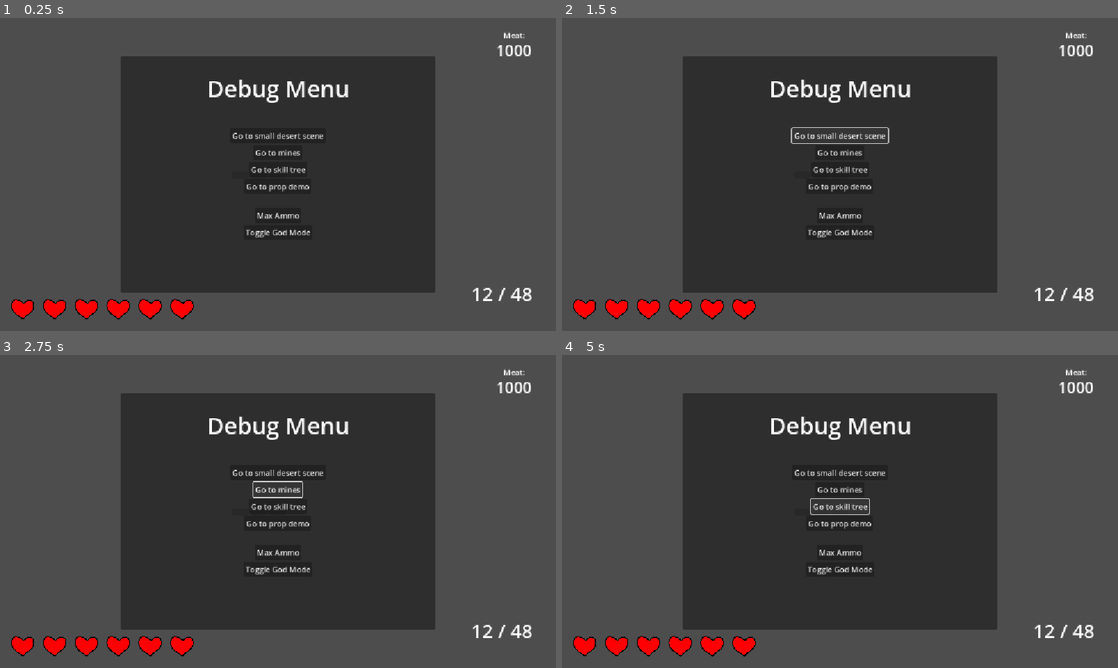
Above: before the commit, frames 1-4 (two rows, left to right).
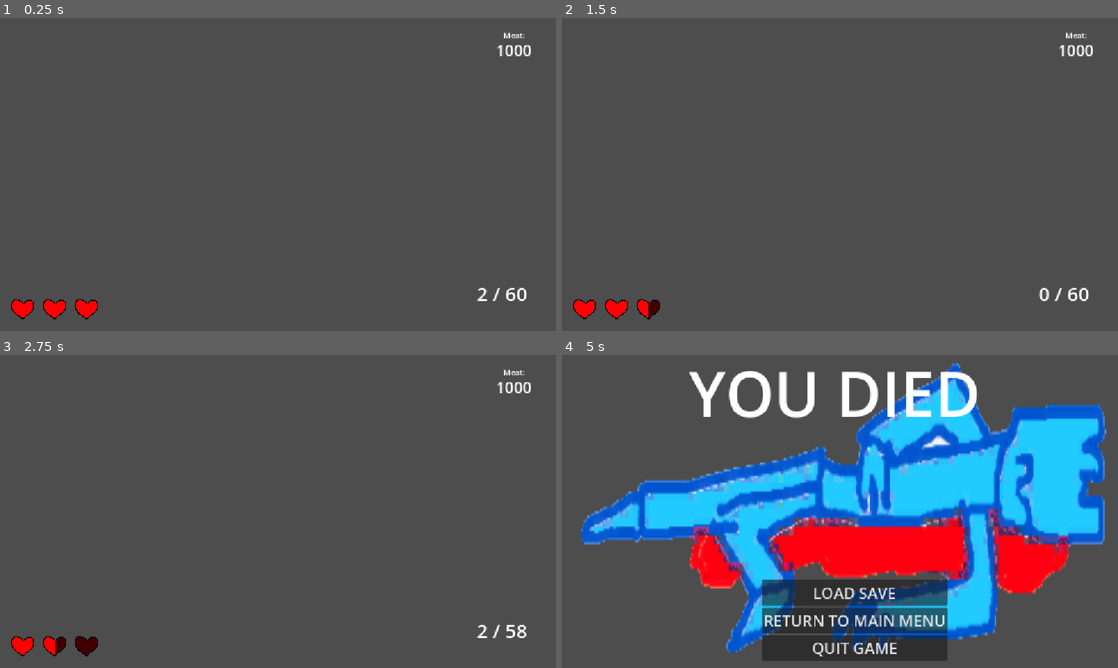
Above: after the commit, the same moments.

Repository: gmuGADIG/DEADSHOT
Game: Godot game, scene res://test_scenes/enemies/wilder_combat.tscn
Same seed, same stepped clock (60 frames per second), same inputs: the game is played once before the commit and once after it. This scene is started directly instead of the project's main scene. The engine's default icon, where the game draws it, is replaced by a stand-in: a white triangle on a blue panel in a dark square. Sound files missing from this copy of the repository are replaced by a short silence.
Inputs (mouse positions are in pixels of both pictures, inside the frame that each line leads up to):
- Up to frame 1 (0.25 s): no input
- Up to frame 2 (1.5 s): click (840, 136) at 0.5 s, where only the run before the commit has a clickable "Go to small desert scene"; click (840, 136) at 1.25 s, where only the run before the commit has a clickable "Go to small desert scene"
- Up to frame 3 (2.75 s): click (278, 489) at 2 s, where only the run before the commit has a clickable "Go to mines"
- Up to frame 4 (5 s): click (840, 489) at 2.75 s, where only the run before the commit has a clickable "Go to mines"; click (840, 505) at 3.5 s, where only the run before the commit has a clickable "Go to skill tree"; click (840, 505) at 4.25 s, where only the run before the commit has a clickable "Go to skill tree"

The runs differ from the first frame. In frame 1, 43% of the frame differs, in the area x 19-96%, y 12-97%; in frame 2, 43%; in frame 3, 43%; in frame 4, 61%, in the area x 2-98%, y 2-98%.
Error before the commit: Parse Error: Could not parse global class "Player" from "res://world/player/player.gd". (res://world/items/tonic/tonic.gd:4)
Error after the commit: Cannot call method 'project_ray_origin' on a null value. (res://world/player/reticle/reticle.gd:10)

Commit message:
refactor player walk sfx + added in sfx from sound team

Diff:
--- a/audio/streams/WalkSFX/walk_puddle.tscn
+++ b/audio/streams/WalkSFX/walk_puddle.tscn
@@ -1,6 +1,24 @@
-[gd_scene load_steps=2 format=3 uid="uid://pl3x14i1m2kt"]
+[gd_scene load_steps=10 format=3 uid="uid://pl3x14i1m2kt"]
 
-[ext_resource type="AudioStream" uid="uid://btq4usey4ba53" path="res://audio/placeholders/explosion.wav" id="1_63c0y"]
+[ext_resource type="AudioStream" uid="uid://ckajahty80n8u" path="res://audio/player/Pc_steps_water/se_pc_step_puddle.wav" id="1_k2tmd"]
+[ext_resource type="AudioStream" uid="uid://23uhqxt7wtgm" path="res://audio/player/Pc_steps_water/se_pc_step_puddle_1.wav" id="2_ir7wv"]
+[ext_resource type="AudioStream" uid="uid://cs20hfd5pn42u" path="res://audio/player/Pc_steps_water/se_pc_step_puddle_2.wav" id="3_7rr66"]
+[ext_resource type="AudioStream" uid="uid://oiuqfw2y4vbh" path="res://audio/player/Pc_steps_water/se_pc_step_puddle_3.wav" id="4_qmiku"]
+[ext_resource type="AudioStream" uid="uid://dkx2wxlufi22s" path="res://audio/player/Pc_steps_water/se_pc_step_puddle_4.wav" id="5_vgncu"]
+[ext_resource type="AudioStream" uid="uid://dq6mds3u2wlqr" path="res://audio/player/Pc_steps_water/se_pc_step_puddle_5.wav" id="6_hxir0"]
+[ext_resource type="AudioStream" uid="uid://dcpuh0iwf8xf7" path="res://audio/player/Pc_steps_water/se_pc_step_puddle_6.wav" id="7_cif0f"]
+[ext_resource type="AudioStream" uid="uid://debgua1myv14u" path="res://audio/player/Pc_steps_water/se_pc_step_puddle_7.wav" id="8_edlg0"]
+
+[sub_resource type="AudioStreamRandomizer" id="AudioStreamRandomizer_e3w62"]
+streams_count = 8
+stream_0/stream = ExtResource("1_k2tmd")
+stream_1/stream = ExtResource("2_ir7wv")
+stream_2/stream = ExtResource("3_7rr66")
+stream_3/stream = ExtResource("4_qmiku")
+stream_4/stream = ExtResource("5_vgncu")
+stream_5/stream = ExtResource("6_hxir0")
+stream_6/stream = ExtResource("7_cif0f")
+stream_7/stream = ExtResource("8_edlg0")
 
 [node name="WalkPuddle" type="AudioStreamPlayer3D"]
-stream = ExtResource("1_63c0y")
+stream = SubResource("AudioStreamRandomizer_e3w62")
--- a/audio/streams/WalkSFX/walk_sand.tscn
+++ b/audio/streams/WalkSFX/walk_sand.tscn
@@ -1,6 +1,24 @@
-[gd_scene load_steps=2 format=3 uid="uid://b2ipnswehnyjo"]
+[gd_scene load_steps=10 format=3 uid="uid://b2ipnswehnyjo"]
 
-[ext_resource type="AudioStream" uid="uid://btq4usey4ba53" path="res://audio/placeholders/explosion.wav" id="1_54dsi"]
+[ext_resource type="AudioStream" uid="uid://b88r1xji8w4ql" path="res://audio/player/Pc_steps_sand/se_pc_step_sand_1.wav" id="1_ruxs6"]
+[ext_resource type="AudioStream" uid="uid://b0i6nuustm258" path="res://audio/player/Pc_steps_sand/se_pc_step_sand_2.wav" id="2_x6aay"]
+[ext_resource type="AudioStream" uid="uid://dao36vjova8eg" path="res://audio/player/Pc_steps_sand/se_pc_step_sand_3.wav" id="3_52pet"]
+[ext_resource type="AudioStream" uid="uid://cx0l5m3ysngov" path="res://audio/player/Pc_steps_sand/se_pc_step_sand_4.wav" id="4_eibrx"]
+[ext_resource type="AudioStream" uid="uid://dsuodpt1hl62p" path="res://audio/player/Pc_steps_sand/se_pc_step_sand_5.wav" id="5_xn5a4"]
+[ext_resource type="AudioStream" uid="uid://dwi4r434yntf2" path="res://audio/player/Pc_steps_sand/se_pc_step_sand_6.wav" id="6_6liym"]
+[ext_resource type="AudioStream" uid="uid://cboom6kq7jkjb" path="res://audio/player/Pc_steps_sand/se_pc_step_sand_7.wav" id="7_v8hpg"]
+[ext_resource type="AudioStream" uid="uid://cuk4dcieu4pkl" path="res://audio/player/Pc_steps_sand/se_pc_step_sand_8.wav" id="8_ohu72"]
+
+[sub_resource type="AudioStreamRandomizer" id="AudioStreamRandomizer_tqmrm"]
+streams_count = 8
+stream_0/stream = ExtResource("1_ruxs6")
+stream_1/stream = ExtResource("2_x6aay")
+stream_2/stream = ExtResource("3_52pet")
+stream_3/stream = ExtResource("4_eibrx")
+stream_4/stream = ExtResource("5_xn5a4")
+stream_5/stream = ExtResource("6_6liym")
+stream_6/stream = ExtResource("7_v8hpg")
+stream_7/stream = ExtResource("8_ohu72")
 
 [node name="WalkSand" type="AudioStreamPlayer3D"]
-stream = ExtResource("1_54dsi")
+stream = SubResource("AudioStreamRandomizer_tqmrm")
--- a/audio/streams/WalkSFX/walk_soft_stone.tscn
+++ b/audio/streams/WalkSFX/walk_soft_stone.tscn
@@ -1,6 +1,26 @@
-[gd_scene load_steps=2 format=3 uid="uid://ufxrg0kjn1mm"]
+[gd_scene load_steps=11 format=3 uid="uid://ufxrg0kjn1mm"]
 
-[ext_resource type="AudioStream" uid="uid://c6fh3mivba1sg" path="res://audio/placeholders/test_beep.wav" id="1_sii6r"]
+[ext_resource type="AudioStream" uid="uid://bhsi5bdhxpl3y" path="res://audio/player/Pc_steps_stone_soft/se_pc_step_stoneSoft_1.wav" id="1_7rlpg"]
+[ext_resource type="AudioStream" uid="uid://bknh7ojemqrhv" path="res://audio/player/Pc_steps_stone_soft/se_pc_step_stoneSoft_2.wav" id="2_6tsi8"]
+[ext_resource type="AudioStream" uid="uid://y2ov5judeum1" path="res://audio/player/Pc_steps_stone_soft/se_pc_step_stoneSoft_3.wav" id="3_qwy5x"]
+[ext_resource type="AudioStream" uid="uid://uuiyknokt0u3" path="res://audio/player/Pc_steps_stone_soft/se_pc_step_stoneSoft_4.wav" id="4_lvkq8"]
+[ext_resource type="AudioStream" uid="uid://blgbxmhhnm2d2" path="res://audio/player/Pc_steps_stone_soft/se_pc_step_stoneSoft_5.wav" id="5_0njor"]
+[ext_resource type="AudioStream" uid="uid://dxvkwv2qbhu1c" path="res://audio/player/Pc_steps_stone_soft/se_pc_step_stoneSoft_6.wav" id="6_to7on"]
+[ext_resource type="AudioStream" uid="uid://brylutfin3br1" path="res://audio/player/Pc_steps_stone_soft/se_pc_step_stoneSoft_7.wav" id="7_tbeji"]
+[ext_resource type="AudioStream" uid="uid://cgrpduy27spx6" path="res://audio/player/Pc_steps_stone_soft/se_pc_step_stoneSoft_8.wav" id="8_skbt5"]
+[ext_resource type="AudioStream" uid="uid://dp5214q0is3g3" path="res://audio/player/Pc_steps_stone_soft/se_pc_step_stoneSoft_9.wav" id="9_54vwf"]
+
+[sub_resource type="AudioStreamRandomizer" id="AudioStreamRandomizer_ogjv5"]
+streams_count = 9
+stream_0/stream = ExtResource("1_7rlpg")
+stream_1/stream = ExtResource("2_6tsi8")
+stream_2/stream = ExtResource("3_qwy5x")
+stream_3/stream = ExtResource("4_lvkq8")
+stream_4/stream = ExtResource("5_0njor")
+stream_5/stream = ExtResource("6_to7on")
+stream_6/stream = ExtResource("7_tbeji")
+stream_7/stream = ExtResource("8_skbt5")
+stream_8/stream = ExtResource("9_54vwf")
 
 [node name="WalkSoftStone" type="AudioStreamPlayer3D"]
-stream = ExtResource("1_sii6r")
+stream = SubResource("AudioStreamRandomizer_ogjv5")
--- a/audio/streams/WalkSFX/walk_stone.tscn
+++ b/audio/streams/WalkSFX/walk_stone.tscn
@@ -1,6 +1,26 @@
-[gd_scene load_steps=2 format=3 uid="uid://b7dhd02gnv5mh"]
+[gd_scene load_steps=11 format=3 uid="uid://b7dhd02gnv5mh"]
 
-[ext_resource type="AudioStream" uid="uid://bsg0we7wlotpv" path="res://audio/placeholders/test_jump.wav" id="1_6l2a0"]
+[ext_resource type="AudioStream" uid="uid://bhsi5bdhxpl3y" path="res://audio/player/Pc_steps_stone_soft/se_pc_step_stoneSoft_1.wav" id="1_hrn62"]
+[ext_resource type="AudioStream" uid="uid://bknh7ojemqrhv" path="res://audio/player/Pc_steps_stone_soft/se_pc_step_stoneSoft_2.wav" id="2_kncpi"]
+[ext_resource type="AudioStream" uid="uid://y2ov5judeum1" path="res://audio/player/Pc_steps_stone_soft/se_pc_step_stoneSoft_3.wav" id="3_pes6t"]
+[ext_resource type="AudioStream" uid="uid://uuiyknokt0u3" path="res://audio/player/Pc_steps_stone_soft/se_pc_step_stoneSoft_4.wav" id="4_ihnan"]
+[ext_resource type="AudioStream" uid="uid://blgbxmhhnm2d2" path="res://audio/player/Pc_steps_stone_soft/se_pc_step_stoneSoft_5.wav" id="5_85ro5"]
+[ext_resource type="AudioStream" uid="uid://dxvkwv2qbhu1c" path="res://audio/player/Pc_steps_stone_soft/se_pc_step_stoneSoft_6.wav" id="6_8ecen"]
+[ext_resource type="AudioStream" uid="uid://brylutfin3br1" path="res://audio/player/Pc_steps_stone_soft/se_pc_step_stoneSoft_7.wav" id="7_ar1p1"]
+[ext_resource type="AudioStream" uid="uid://cgrpduy27spx6" path="res://audio/player/Pc_steps_stone_soft/se_pc_step_stoneSoft_8.wav" id="8_ii6bd"]
+[ext_resource type="AudioStream" uid="uid://dp5214q0is3g3" path="res://audio/player/Pc_steps_stone_soft/se_pc_step_stoneSoft_9.wav" id="9_mpqj4"]
+
+[sub_resource type="AudioStreamRandomizer" id="AudioStreamRandomizer_a51fy"]
+streams_count = 9
+stream_0/stream = ExtResource("1_hrn62")
+stream_1/stream = ExtResource("2_kncpi")
+stream_2/stream = ExtResource("3_pes6t")
+stream_3/stream = ExtResource("4_ihnan")
+stream_4/stream = ExtResource("5_85ro5")
+stream_5/stream = ExtResource("6_8ecen")
+stream_6/stream = ExtResource("7_ar1p1")
+stream_7/stream = ExtResource("8_ii6bd")
+stream_8/stream = ExtResource("9_mpqj4")
 
 [node name="WalkStone" type="AudioStreamPlayer3D"]
-stream = ExtResource("1_6l2a0")
+stream = SubResource("AudioStreamRandomizer_a51fy")
--- a/audio/streams/WalkSFX/walk_wood.tscn
+++ b/audio/streams/WalkSFX/walk_wood.tscn
@@ -1,6 +1,30 @@
-[gd_scene load_steps=2 format=3 uid="uid://b0ix7w0r4kdsi"]
+[gd_scene load_steps=13 format=3 uid="uid://b0ix7w0r4kdsi"]
 
-[ext_resource type="AudioStream" uid="uid://bdsxandq2bhjy" path="res://audio/dialog_sounds/se_npc_textbox_talk/se_npc_textbox_talkA.wav" id="1_j010c"]
+[ext_resource type="AudioStream" uid="uid://23g4uqcsea60" path="res://audio/player/se_pc_step_wood/se_pc_step_wood.wav" id="1_prhv3"]
+[ext_resource type="AudioStream" uid="uid://ckldm5fb57cln" path="res://audio/player/se_pc_step_wood/se_pc_step_wood_1.wav" id="2_tkscs"]
+[ext_resource type="AudioStream" uid="uid://dedei2g86ph0i" path="res://audio/player/se_pc_step_wood/se_pc_step_wood_10.wav" id="3_b6n52"]
+[ext_resource type="AudioStream" uid="uid://c3dwmlljgrft8" path="res://audio/player/se_pc_step_wood/se_pc_step_wood_2.wav" id="4_m7pe5"]
+[ext_resource type="AudioStream" uid="uid://bv426ku2ux3b5" path="res://audio/player/se_pc_step_wood/se_pc_step_wood_3.wav" id="5_nbgai"]
+[ext_resource type="AudioStream" uid="uid://dllk2sp6hblbh" path="res://audio/player/se_pc_step_wood/se_pc_step_wood_4.wav" id="6_yq7o5"]
+[ext_resource type="AudioStream" uid="uid://bq15uap0itmo7" path="res://audio/player/se_pc_step_wood/se_pc_step_wood_5.wav" id="7_p4ml0"]
+[ext_resource type="AudioStream" uid="uid://c5h3jjjrkl0kd" path="res://audio/player/se_pc_step_wood/se_pc_step_wood_6.wav" id="8_iwiws"]
+[ext_resource type="AudioStream" uid="uid://cj8i02rra1wve" path="res://audio/player/se_pc_step_wood/se_pc_step_wood_7.wav" id="9_d7i00"]
+[ext_resource type="AudioStream" uid="uid://bqvdvquqknvka" path="res://audio/player/se_pc_step_wood/se_pc_step_wood_8.wav" id="10_hhebq"]
+[ext_resource type="AudioStream" uid="uid://cfvqhahwtiyhp" path="res://audio/player/se_pc_step_wood/se_pc_step_wood_9.wav" id="11_qech7"]
+
+[sub_resource type="AudioStreamRandomizer" id="AudioStreamRandomizer_q5qiq"]
+streams_count = 11
+stream_0/stream = ExtResource("1_prhv3")
+stream_1/stream = ExtResource("2_tkscs")
+stream_2/stream = ExtResource("4_m7pe5")
+stream_3/stream = ExtResource("5_nbgai")
+stream_4/stream = ExtResource("6_yq7o5")
+stream_5/stream = ExtResource("7_p4ml0")
+stream_6/stream = ExtResource("8_iwiws")
+stream_7/stream = ExtResource("9_d7i00")
+stream_8/stream = ExtResource("10_hhebq")
+stream_9/stream = ExtResource("11_qech7")
+stream_10/stream = ExtResource("3_b6n52")
 
 [node name="WalkWood" type="AudioStreamPlayer3D"]
-stream = ExtResource("1_j010c")
+stream = SubResource("AudioStreamRandomizer_q5qiq")
--- a/world/player/player.gd
+++ b/world/player/player.gd
@@ -62,13 +62,21 @@
 @export var floor_type: FloorType
 
 @onready var starting_y_pos : float = position.y
+
+var walk_sfx: AudioStreamPlayer3D
+var walk_sfx_timer: Timer
 #endregion
 
 #region Builtin Functions
 func _ready() -> void:
-  walking_sounds() #Sets the player's walking sound.
-
-	var gun := instance.get_node(gun_name)
+	walk_sfx = generate_walking_sounds() # Sets the player's walking sound.
+	walk_sfx_timer = Timer.new()
+
+	var frame_time := 1. / 8.
+	walk_sfx_timer.wait_time = frame_time * 2 # the run sprite is 8 FPS and a basic 4 frame run cycle
+	walk_sfx_timer.timeout.connect(play_walking_sfx)
+	add_child(walk_sfx_timer)
+
 	for child in $Weapons.get_children():
 		if child is Gun:
 			child.process_mode = Node.PROCESS_MODE_DISABLED
@@ -100,16 +108,15 @@
 		begin_roll()
 
 	if current_state == PlayerState.WALKING:
-
 		var input_dir : Vector3 = input_direction()
 		velocity = input_dir * walk_speed * speed_multiplier
-		if(($Sprite.frame==0 || $Sprite.frame == 2)&& self.velocity != Vector3.ZERO):
-			if(speed_multiplier == 0.5): #Check if player is in puddle
-				$WalkSFX.get_child(0).play() #Need to update to play puddle noise
-			else:
-				$WalkSFX.get_child(1).play() #Play normal walking noise
 		if input_dir != Vector3.ZERO:
 			previous_input_direction = input_dir
+			if walk_sfx_timer.is_stopped():
+				walk_sfx_timer.start()
+				play_walking_sfx()
+		else:
+			walk_sfx_timer.stop()
 
 	elif current_state == PlayerState.ROLLING:
 		## We move the velocity vector towards the direction of the movement.
@@ -211,11 +218,13 @@
 		stamina = clampf(stamina, 0.0, 3.0)
 	else:
 		stamina = 3.0
-func walking_sounds()->void: #Determines what sound the player should make when walking
-	var soundEffect : Resource
+
+# Determines what sound the player should make when walking, and generates
+# the audio stream player that plays that sound
+func generate_walking_sounds() -> AudioStreamPlayer3D:
+	var soundEffect : PackedScene
 
 	match floor_type:
-
 		FloorType.WOOD:
 			soundEffect = load("res://audio/streams/WalkSFX/walk_wood.tscn")
 		FloorType.SAND:
@@ -225,7 +234,9 @@
 		FloorType.STONE_SOFT:
 			soundEffect = load("res://audio/streams/WalkSFX/walk_soft_stone.tscn")
 
-	$WalkSFX.add_child(soundEffect.instantiate())
+	var ret := soundEffect.instantiate()
+	add_child(ret)
+	return ret
 
 
 ## Function bound to the signal for beginning an interaction.
@@ -242,4 +253,10 @@
 func _on_interaction_ended() -> void:
 	current_state = PlayerState.WALKING
 
-#endregion
+func play_walking_sfx() -> void:
+	if(speed_multiplier == 0.5): #Check if player is in puddle
+		%WalkPuddle.play() #Need to update to play puddle noise
+	else:
+		walk_sfx.play() #Play normal walking noise
+
+#endregion
--- a/world/player/player.tscn
+++ b/world/player/player.tscn
@@ -185,8 +185,9 @@
 shaded = true
 alpha_cut = 1
 sprite_frames = SubResource("SpriteFrames_jrep8")
-animation = &"idle"
+animation = &"walking"
 autoplay = "idle"
+frame = 2
 script = ExtResource("3_3n4qb")
 player = NodePath("..")
 
@@ -264,9 +265,6 @@
 
 [node name="Hud" parent="." instance=ExtResource("2_duds0")]
 
-[node name="WalkSFX" type="Node3D" parent="."]
-
-[node name="WalkPuddle" parent="WalkSFX" instance=ExtResource("12_3n4qb")]
 [node name="Sounds" type="Node3D" parent="."]
 
 [node name="RollSound" parent="Sounds" instance=ExtResource("14_lbm61")]
@@ -275,4 +273,7 @@
 [node name="HurtSound" parent="Sounds" instance=ExtResource("15_jrep8")]
 unique_name_in_owner = true
 
+[node name="WalkPuddle" parent="Sounds" instance=ExtResource("12_3n4qb")]
+unique_name_in_owner = true
+
 [connection signal="was_hit" from="HurtboxComponent" to="." method="_on_hurtbox_component_was_hit"]
Not shown, added: audio/player/Pc_steps_sand/se_pc_step_sand_1.wav.import
Not shown, added: audio/player/Pc_steps_sand/se_pc_step_sand_2.wav.import
Not shown, added: audio/player/Pc_steps_sand/se_pc_step_sand_3.wav.import
Not shown, added: audio/player/Pc_steps_sand/se_pc_step_sand_4.wav.import
Not shown, added: audio/player/Pc_steps_sand/se_pc_step_sand_5.wav.import
Not shown, added: audio/player/Pc_steps_sand/se_pc_step_sand_6.wav.import
Not shown, added: audio/player/Pc_steps_sand/se_pc_step_sand_7.wav.import
Not shown, added: audio/player/Pc_steps_sand/se_pc_step_sand_8.wav.import
Not shown, added: audio/player/Pc_steps_stone_soft/se_pc_step_stoneSoft_1.wav.import
Not shown, added: audio/player/Pc_steps_stone_soft/se_pc_step_stoneSoft_2.wav.import
Not shown, added: audio/player/Pc_steps_stone_soft/se_pc_step_stoneSoft_3.wav.import
Not shown, added: audio/player/Pc_steps_stone_soft/se_pc_step_stoneSoft_4.wav.import
(and 61 more such lines)
